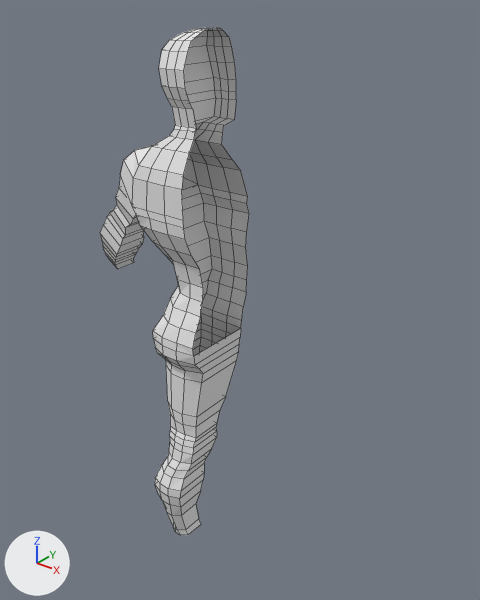
The Blender file Blender Projects/MiddleAgeHumanMale.blend: old version first, new version second.
Before and after are seen from a 50 mm lens placed at (0.66, -4.08, 3.14), pointed at (-2.87, 0.33, 0.41). Arrows for +X, +Y and +Z are at lower left; the lights stay in place. Mesh edges are drawn as thin lines.

The older version as bpy lines, for what is in view:
```python
me_cube = bpy.data.meshes.new('Cube')
me_cube.from_pydata(...)  # 412 vertices, 386 faces; spans x -4.4..0.0, y -0.9..1.6, z -7.6..7.5
me_cube.materials.append(mat_material)  # white #e7e7e7
# before: 46 (-1.4, -0.1, 0.6) at pixel (170, 298), 259 (-0.9, -0.4, 0.6) at pixel (172, 306), 280 (-1.2, -0.9, 3.4) at pixel (146, 210), 281 (-1.2, 1.6, 3.4) at pixel (212, 188)
ob_cube = bpy.data.objects.new('Cube', me_cube)
ob_cube.location = (-2.96, 0.0, 0.18)
ob_cube.scale = (0.347, 0.347, 0.347)
```
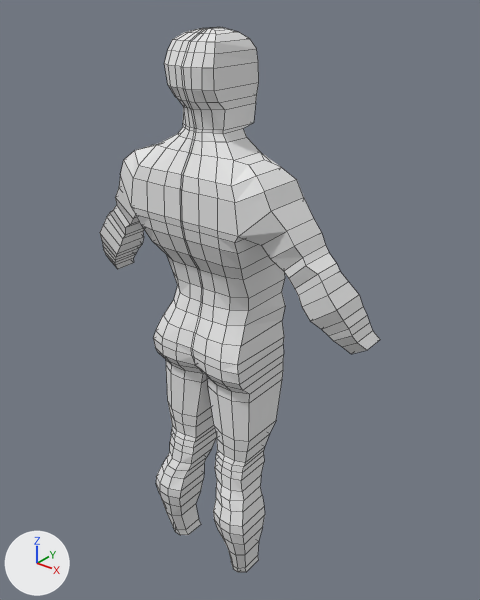
Boxes [x1, y1, x2, y2] around the edits, measured in the pictures (480 x 600 px; the box of a moved part takes in the faces that stretch with it):
'Cube', reshaped, modifiers changed (87% wider, 7% taller): before [100, 28, 249, 535]; after [100, 27, 380, 572]
part 1 of me_cube, moved or reshaped: before [135, 30, 236, 171]; after [135, 32, 263, 186]
part 2 of me_cube, moved or reshaped: before [132, 161, 230, 328]; after [131, 178, 285, 346]

The change in detail:
me_cube has 412 vertices, 386 faces and spans x -4.4..0.0, y -0.9..1.6, z -7.6..7.5.
me_cube is used by ob_cube; location (-2.96, 0.0, 0.18); scale (0.347, 0.347, 0.347).
me_cube part 1: 25 of 412 vertices moved; they spanned x -1.2..0.0, y -0.7..1.0, z 4.9..7.3 and now span x -1.2..0.0, y -0.7..1.0, z 4.9..7.3; mean shift (0.0, 0.1, 0.0); largest move (-0.6, -0.5, 5.9) -> (-0.6, -0.1, 5.9).
Part 2, on me_cube:
Vertices 46, 259, 280, 281 of me_cube move by (0.1, 0.0, 0.0).
Vertex 54 of me_cube moves from (-1.3, 0.2, 1.4) to (-1.3, 0.0, 1.4) at pixel (173, 272).
Object 'Cube' (ob_cube) gains a MIRROR modifier named 'Mirror'.
